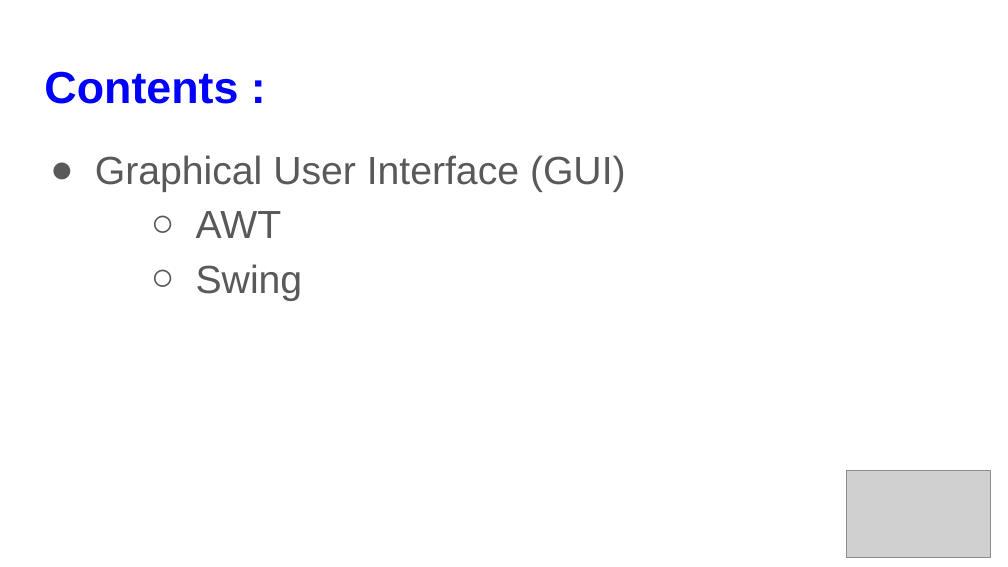
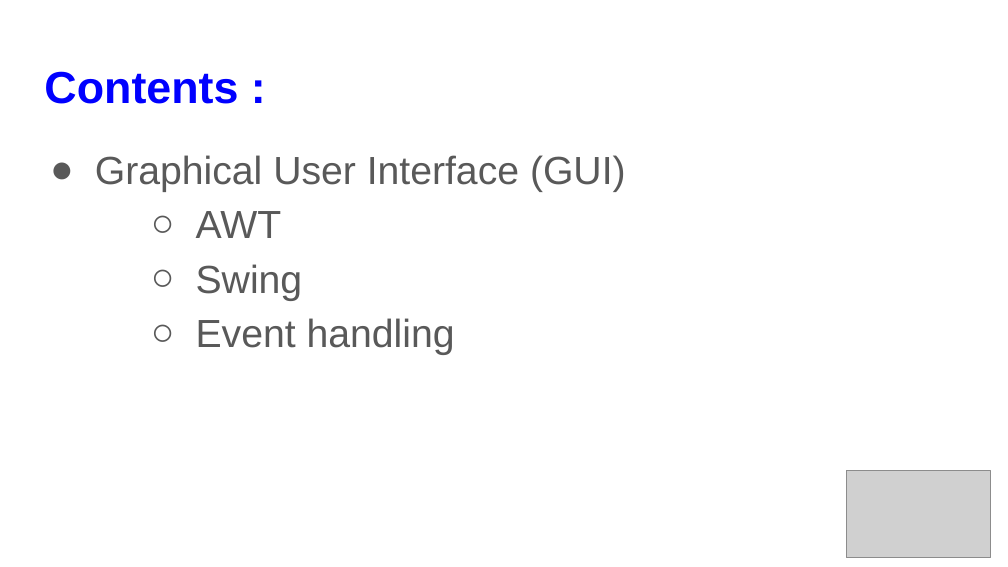
Before and after one commit to saifnalband/JAVA_OOPS, a slide deck: slide 2 of slides/Lec-35.pptx. Drawn at 1008x567 pixels with LibreOffice and Linux fonts; fonts in the diff are those of the drawing; grey boxes stand for pictures. Boxes give left, top, right and bottom in pixels: in the first picture for what was removed or moved away, otherwise in the second. Text is boxed around its words. In the diff, an @@ line names an element or a change of style, - is before the commit and + after.

```diff
--- a/slides/Lec-35.pptx
+++ b/slides/Lec-35.pptx
@@ text at <box>196,318,455,355</box>: paragraph added @@
+  ○ Event handling
```
Also in this commit, not shown: 4 other slides changed, 24 slides added, 3 slides removed, 3 other files.
